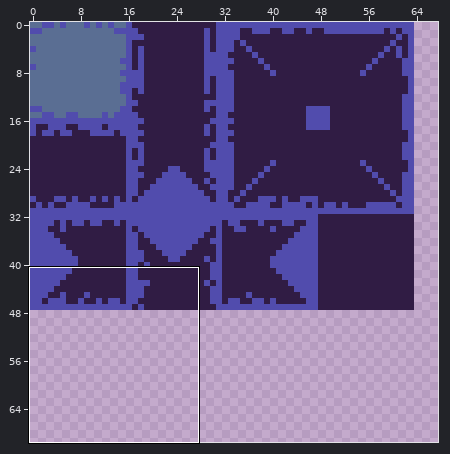
Two states of a pixel-art file, Assets/Art/Sprites/Tiles.aseprite. The first picture is a wide view before the edit; the outline marks the close-up.
Close-up. Before:
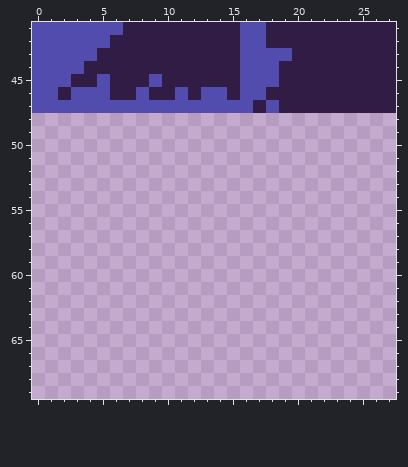
128x128 pixels, 1 frame. Shown: x 0..27, y 41..69. The wide view leaves out empty margins.
After:
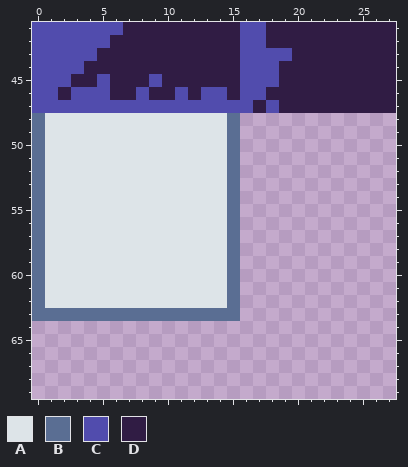
Palette (. is transparent): A #dde4e8  B #5a6e93  C #514cad  D #301c44
Difference:
--- layer "Base"
@@ x 0..17 @@
 47 CCCCCCCCCCCCCCCCCD
-48 ..................
-49 ..................
-50 ..................
-51 ..................
-52 ..................
-53 ..................
-54 ..................
-55 ..................
-56 ..................
-57 ..................
-58 ..................
-59 ..................
-60 ..................
-61 ..................
-62 ..................
-63 ..................
+48 BAAAAAAAAAAAAAAB..
+49 BAAAAAAAAAAAAAAB..
+50 BAAAAAAAAAAAAAAB..
+51 BAAAAAAAAAAAAAAB..
+52 BAAAAAAAAAAAAAAB..
+53 BAAAAAAAAAAAAAAB..
+54 BAAAAAAAAAAAAAAB..
+55 BAAAAAAAAAAAAAAB..
+56 BAAAAAAAAAAAAAAB..
+57 BAAAAAAAAAAAAAAB..
+58 BAAAAAAAAAAAAAAB..
+59 BAAAAAAAAAAAAAAB..
+60 BAAAAAAAAAAAAAAB..
+61 BAAAAAAAAAAAAAAB..
+62 BAAAAAAAAAAAAAAB..
+63 BBBBBBBBBBBBBBBB..
 64 ..................
Pixel boxes of the changes (left, top, right, bottom) in both close-ups:
added: (32, 113, 240, 321)
